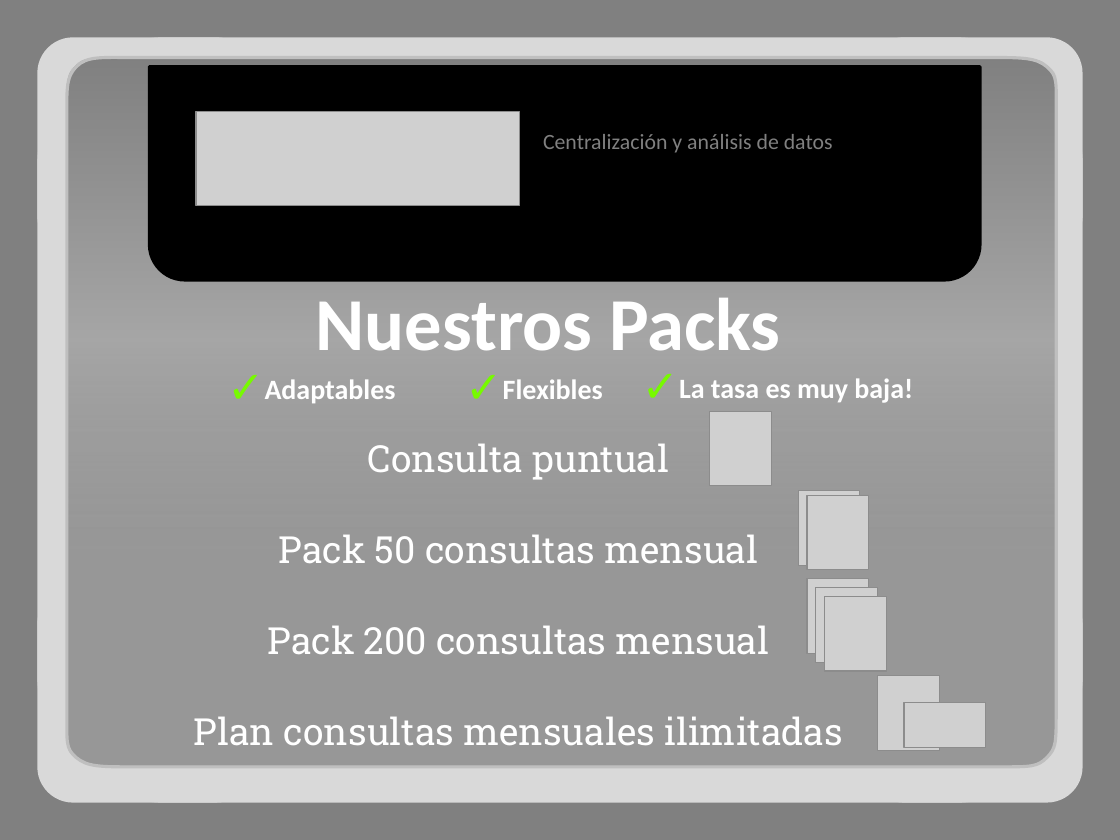
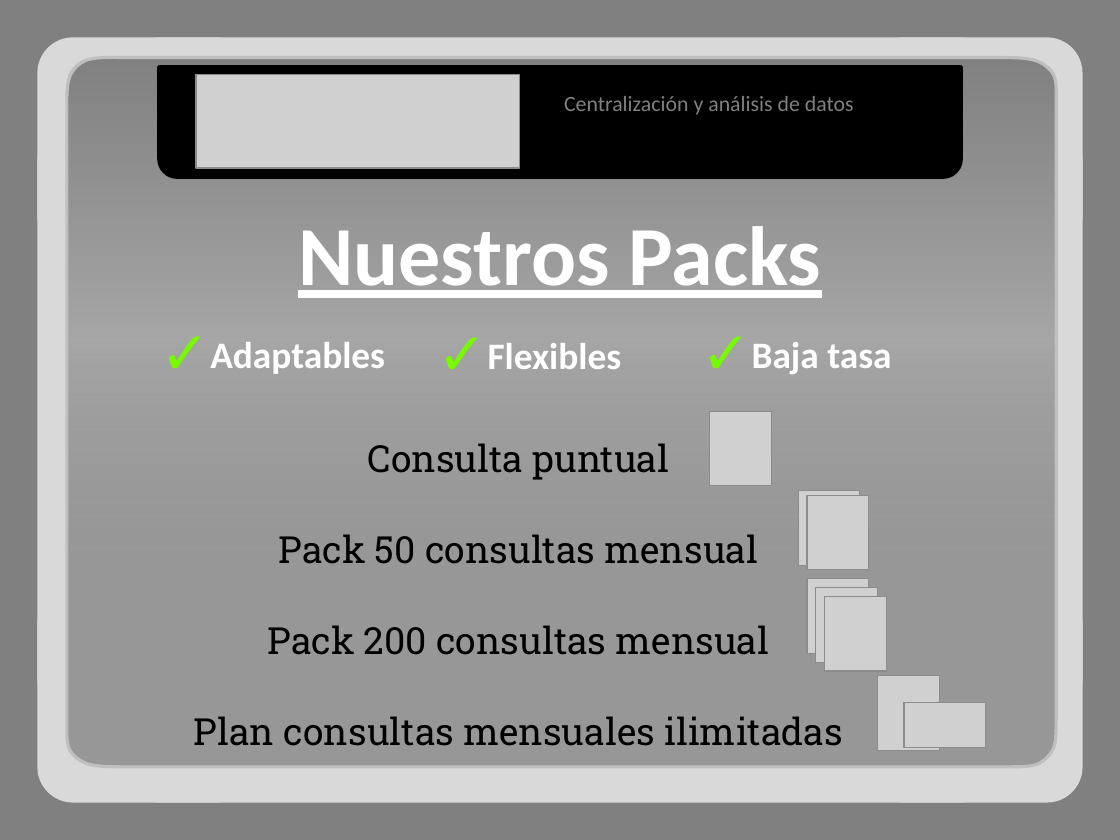
Before and after one commit to adrianachelotti/tallerdesarrollo1ero2011, a slide deck: slide 9 of Presentacion/Comercial/Presentacion Comercial.pptx. Drawn at 1120x840 pixels with LibreOffice and Linux fonts; fonts in the diff are those of the drawing; grey boxes stand for pictures. Boxes give left, top, right and bottom in pixels: in the first picture for what was removed or moved away, otherwise in the second. Text is boxed around its words. In the diff, an @@ line names an element or a change of style, - is before the commit and + after.

```diff
--- a/Presentacion/Comercial/Presentacion Comercial.pptx
+++ b/Presentacion/Comercial/Presentacion Comercial.pptx
@@ round same rect: place and size @@
-round same rect at box(149, 67, 980, 280)
+round same rect at box(159, 67, 962, 178)
@@ picture: place and size @@
-picture at box(196, 112, 520, 205)
+picture at box(196, 75, 520, 168)
@@ text "Centralización y análisis de datos": place and size @@
-text "Centralización y análisis de datos" at box(543, 134, 833, 153)
+text "Centralización y análisis de datos" at box(564, 96, 854, 115)
@@ text "Nuestros Packs": place and size @@
-text "Nuestros Packs" at box(316, 298, 780, 351)
+text "Nuestros Packs" at box(298, 226, 822, 298)
@@ text "Nuestros Packs" at box(298, 226, 822, 298): size 48 to 54 pt, underline on @@
@@ text "Adaptables" at box(210, 342, 385, 374): size 18 to 24 pt @@
@@ text "Adaptables": place and size @@
-text "Adaptables" at box(265, 379, 396, 403)
+text "Adaptables" at box(210, 342, 385, 374)
@@ text "Flexibles": place and size @@
-text "Flexibles" at box(503, 379, 603, 399)
+text "Flexibles" at box(488, 343, 622, 369)
@@ text "Flexibles" at box(488, 343, 622, 369): size 18 to 24 pt @@
@@ text at box(752, 342, 891, 374): text changed; size 18 to 24 pt @@
-✓ La tasa es muy baja!
+✓ Baja tasa
@@ text "Consulta puntual" at box(194, 443, 843, 746): text colour #FFFFFF to #000000 @@
```
Also in this commit, not shown: 9 other slides changed, 30 other files.
